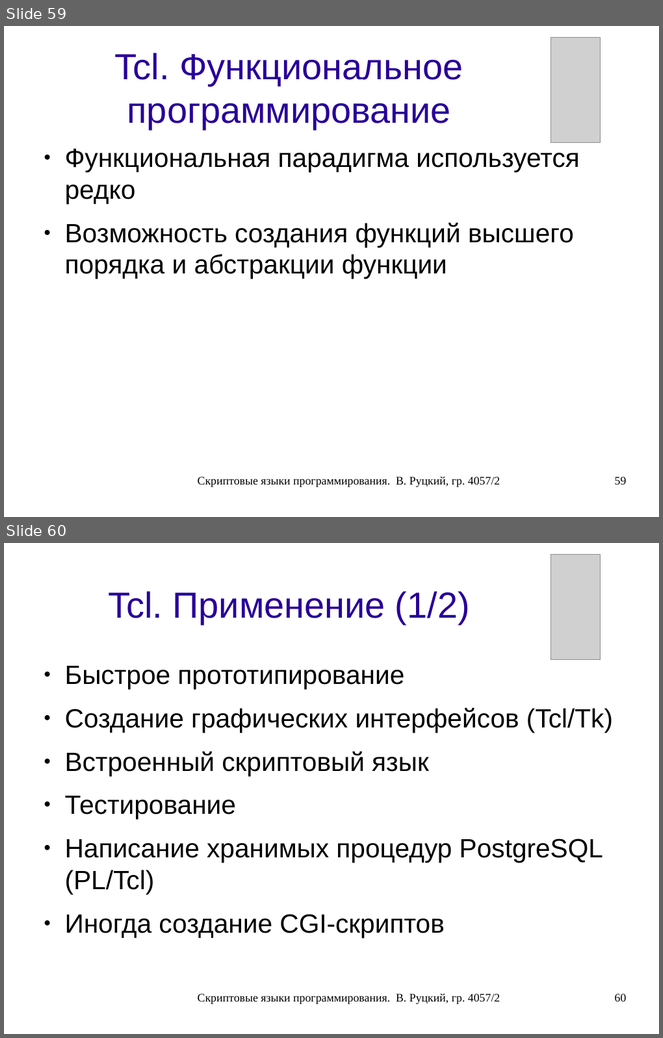
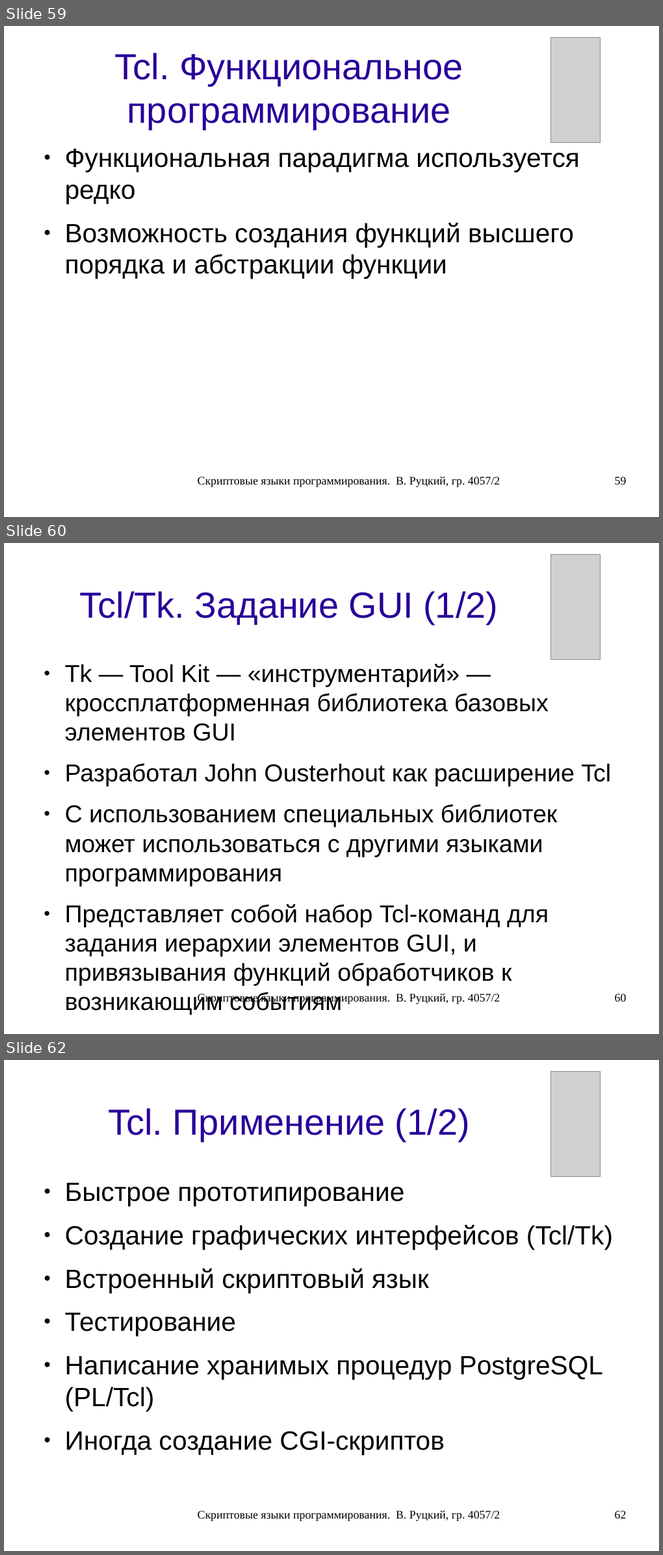
Before and after one commit to rutsky/semester07, a slide deck: Operation_systems/scripting_languages/40572_Rutsky_Scripting_languages.odp. Shown one above the other, each under a label of ours: slides 59 and 60 before the commit, slides 59, 60 and 62 after it; the slides between them are not shown. The pictures are 663x1038 and 663x1555 pixels, drawn with LibreOffice and Linux fonts; fonts in the diff are those of the drawing; grey boxes stand for pictures. Boxes give left, top, right and bottom in pixels: in the first picture for what was removed or moved away, otherwise in the second. Text is boxed around its words. In the diff, an @@ line names an element or a change of style, - is before the commit and + after.

```diff
--- a/Operation_systems/scripting_languages/40572_Rutsky_Scripting_languages.odp
+++ b/Operation_systems/scripting_languages/40572_Rutsky_Scripting_languages.odp
@@ slide 60 added at (x1=4, y1=543, x2=659, y2=1034), background #FFFFFF @@
@@ picture added at (x1=551, y1=555, x2=601, y2=660) @@
@@ title added at (x1=80, y1=591, x2=498, y2=624), 44 pt, text #280099 @@
+Tcl/Tk. Задание GUI (1/2)
@@ text added at (x1=65, y1=664, x2=611, y2=986), 29.6 pt, text #000000 @@
+● Tk — Tool Kit — «инструментарий» — кроссплатформенная библиотека базовых элементов GUI
+● Разработал John Ousterhout как расширение Tcl
+● С использованием специальных библиотек может использоваться с другими языками программирования
+● Представляет собой набор Tcl-команд для задания иерархии элементов GUI, и привязывания функций обработчиков к возникающим событиям
@@ text added at (x1=198, y1=993, x2=500, y2=1005), 14 pt, text #000000 @@
+Скриптовые языки программирования. В. Руцкий, гр. 4057/2
@@ page number added at (x1=615, y1=994, x2=627, y2=1002), 14 pt, text #000000 @@
+60
@@ what was slide 60 is now slide 62 @@
@@ page number at (x1=615, y1=1511, x2=627, y2=1519): text changed @@
-60
+62
```
Also in this commit, not shown: 3 slides changed, 1 other slide added, 1 other file.
